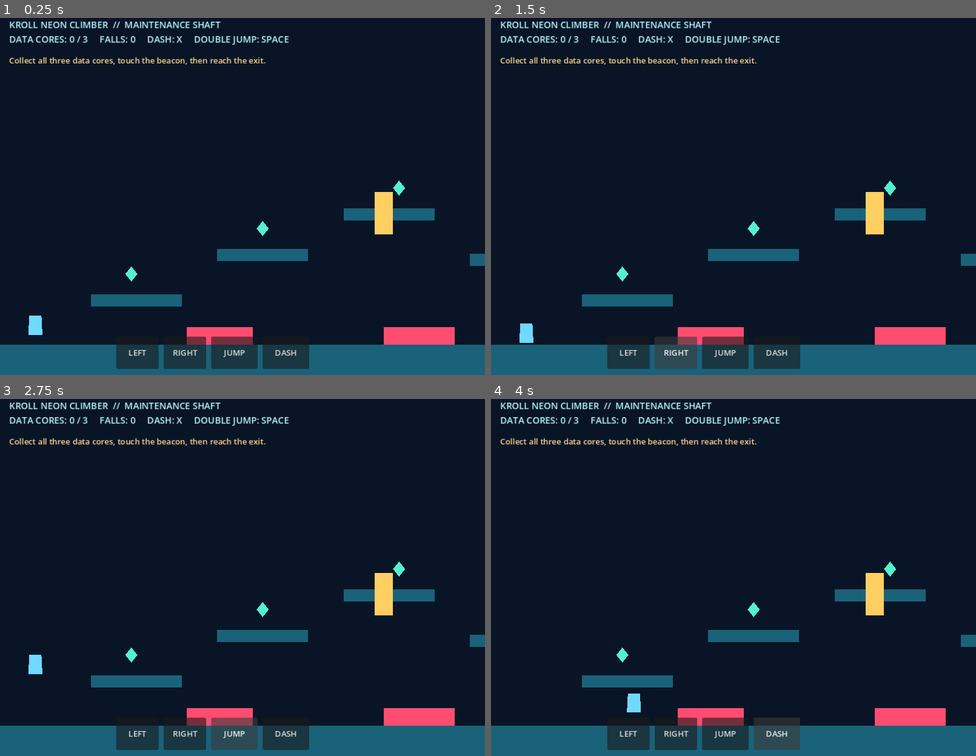
Above: before the commit, frames 1-4 (two rows, left to right).
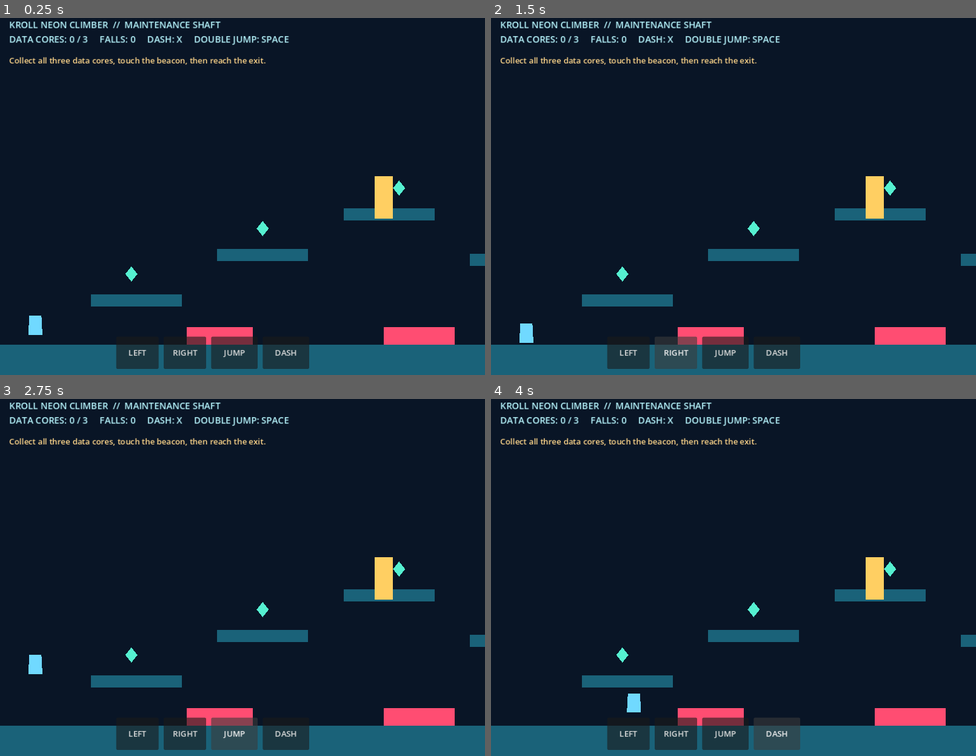
Above: after the commit, the same moments.

Repository: qaqp980520-prog/2126-Survival
Game: Godot game, scene res://main.tscn
Same seed, same stepped clock (60 frames per second), same inputs: the game is played once before the commit and once after it.
Inputs:
- Up to frame 1 (0.25 s): no input
- Up to frame 2 (1.5 s): click "LEFT" at 0.5 s; click "RIGHT" at 1.25 s
- Up to frame 3 (2.75 s): click "JUMP" at 2 s
- Up to frame 4 (4 s): click "DASH" at 2.75 s; tap Enter at 3.5 s; hold D from 3.53 s (still down); tap X at 3.6 s; tap Space at 3.77 s

The runs differ from the first frame. In frame 1, 0.3% of the frame differs, in the area x 77-81%, y 44-61%; in frame 2, 0.3%; in frame 3, 0.3%; in frame 4, 0.3%.

Commit message:
Fix Neon Climber checkpoint respawn anchors and validation

Diff:
--- a/daily_games/KROLL_Neon_Climber/daily_games/KROLL_Neon_Climber/main.gd
+++ b/daily_games/KROLL_Neon_Climber/daily_games/KROLL_Neon_Climber/main.gd
@@ -349,6 +349,15 @@
 	return true
 
 func activate_checkpoint(checkpoint_id: String, position: Vector2) -> bool:
+	var level: Dictionary = Rules.get_level(int(_state.get("level_index", 0)))
+	var expected_id: String = str(level.get("checkpoint_id", ""))
+	var expected_position: Vector2 = level.get("checkpoint_position", Vector2(-1.0, -1.0))
+	if checkpoint_id != expected_id:
+		return false
+	if not Rules.is_checkpoint_supported(position, level.get("platforms", [])):
+		return false
+	if not is_equal_approx(position.x, expected_position.x) or not is_equal_approx(position.y, expected_position.y):
+		return false
 	var previous: String = str(_state.get("checkpoint_id", ""))
 	_state = Rules.activate_checkpoint(_state, checkpoint_id)
 	if str(_state.get("checkpoint_id", "")) != checkpoint_id or previous == checkpoint_id:
--- a/daily_games/KROLL_Neon_Climber/daily_games/KROLL_Neon_Climber/rules.gd
+++ b/daily_games/KROLL_Neon_Climber/daily_games/KROLL_Neon_Climber/rules.gd
@@ -8,6 +8,8 @@
 const DASH_DURATION: float = 0.18
 const DASH_COOLDOWN: float = 0.85
 const MAX_JUMPS: int = 2
+const PLAYER_HALF_WIDTH: float = 14.0
+const PLAYER_HALF_HEIGHT: float = 22.0
 
 const LEVELS: Array[Dictionary] = [
 	{
@@ -16,7 +18,7 @@
 		"size": Vector2i(1280, 720),
 		"spawn": Vector2(70, 590),
 		"checkpoint_id": "midway",
-		"checkpoint_position": Vector2(760, 400),
+		"checkpoint_position": Vector2(760, 368),
 		"exit": Rect2(1160, 520, 72, 140),
 		"platforms": [
 			Rect2(0, 660, 1280, 60),
@@ -43,7 +45,7 @@
 		"size": Vector2i(1440, 720),
 		"spawn": Vector2(70, 590),
 		"checkpoint_id": "reactor_mid",
-		"checkpoint_position": Vector2(870, 330),
+		"checkpoint_position": Vector2(870, 278),
 		"exit": Rect2(1320, 500, 72, 160),
 		"platforms": [
 			Rect2(0, 660, 1440, 60),
@@ -72,7 +74,7 @@
 		"size": Vector2i(1600, 720),
 		"spawn": Vector2(70, 590),
 		"checkpoint_id": "upper_tower",
-		"checkpoint_position": Vector2(940, 270),
+		"checkpoint_position": Vector2(940, 268),
 		"exit": Rect2(1490, 430, 72, 230),
 		"platforms": [
 			Rect2(0, 660, 1600, 60),
@@ -100,6 +102,20 @@
 
 static func level_count() -> int:
 	return LEVELS.size()
+
+static func is_checkpoint_supported(position: Vector2, platforms: Array) -> bool:
+	for platform_value in platforms:
+		if not (platform_value is Rect2):
+			continue
+		var platform: Rect2 = platform_value
+		if position.x - PLAYER_HALF_WIDTH < platform.position.x:
+			continue
+		if position.x + PLAYER_HALF_WIDTH > platform.end.x:
+			continue
+		if not is_equal_approx(position.y + PLAYER_HALF_HEIGHT, platform.position.y):
+			continue
+		return true
+	return false
 
 static func get_level(level_index: int) -> Dictionary:
 	return LEVELS[clampi(level_index, 0, LEVELS.size() - 1)].duplicate(true)
@@ -187,6 +203,9 @@
 		var rect: Rect2 = platform
 		if rect.size.x <= 0.0 or rect.size.y <= 0.0:
 			return false
+	var checkpoint_position: Vector2 = level.get("checkpoint_position", Vector2(-1.0, -1.0))
+	if not is_checkpoint_supported(checkpoint_position, platforms):
+		return false
 	var core_ids: Dictionary = {}
 	var cores: Array = level.get("cores", [])
 	if cores.size() < 3:
--- a/daily_games/KROLL_Neon_Climber/main.gd
+++ b/daily_games/KROLL_Neon_Climber/main.gd
@@ -349,6 +349,15 @@
 	return true
 
 func activate_checkpoint(checkpoint_id: String, position: Vector2) -> bool:
+	var level: Dictionary = Rules.get_level(int(_state.get("level_index", 0)))
+	var expected_id: String = str(level.get("checkpoint_id", ""))
+	var expected_position: Vector2 = level.get("checkpoint_position", Vector2(-1.0, -1.0))
+	if checkpoint_id != expected_id:
+		return false
+	if not Rules.is_checkpoint_supported(position, level.get("platforms", [])):
+		return false
+	if not is_equal_approx(position.x, expected_position.x) or not is_equal_approx(position.y, expected_position.y):
+		return false
 	var previous: String = str(_state.get("checkpoint_id", ""))
 	_state = Rules.activate_checkpoint(_state, checkpoint_id)
 	if str(_state.get("checkpoint_id", "")) != checkpoint_id or previous == checkpoint_id:
--- a/daily_games/KROLL_Neon_Climber/rules.gd
+++ b/daily_games/KROLL_Neon_Climber/rules.gd
@@ -8,6 +8,8 @@
 const DASH_DURATION: float = 0.18
 const DASH_COOLDOWN: float = 0.85
 const MAX_JUMPS: int = 2
+const PLAYER_HALF_WIDTH: float = 14.0
+const PLAYER_HALF_HEIGHT: float = 22.0
 
 const LEVELS: Array[Dictionary] = [
 	{
@@ -16,7 +18,7 @@
 		"size": Vector2i(1280, 720),
 		"spawn": Vector2(70, 590),
 		"checkpoint_id": "midway",
-		"checkpoint_position": Vector2(760, 400),
+		"checkpoint_position": Vector2(760, 368),
 		"exit": Rect2(1160, 520, 72, 140),
 		"platforms": [
 			Rect2(0, 660, 1280, 60),
@@ -43,7 +45,7 @@
 		"size": Vector2i(1440, 720),
 		"spawn": Vector2(70, 590),
 		"checkpoint_id": "reactor_mid",
-		"checkpoint_position": Vector2(870, 330),
+		"checkpoint_position": Vector2(870, 278),
 		"exit": Rect2(1320, 500, 72, 160),
 		"platforms": [
 			Rect2(0, 660, 1440, 60),
@@ -72,7 +74,7 @@
 		"size": Vector2i(1600, 720),
 		"spawn": Vector2(70, 590),
 		"checkpoint_id": "upper_tower",
-		"checkpoint_position": Vector2(940, 270),
+		"checkpoint_position": Vector2(940, 268),
 		"exit": Rect2(1490, 430, 72, 230),
 		"platforms": [
 			Rect2(0, 660, 1600, 60),
@@ -100,6 +102,20 @@
 
 static func level_count() -> int:
 	return LEVELS.size()
+
+static func is_checkpoint_supported(position: Vector2, platforms: Array) -> bool:
+	for platform_value in platforms:
+		if not (platform_value is Rect2):
+			continue
+		var platform: Rect2 = platform_value
+		if position.x - PLAYER_HALF_WIDTH < platform.position.x:
+			continue
+		if position.x + PLAYER_HALF_WIDTH > platform.end.x:
+			continue
+		if not is_equal_approx(position.y + PLAYER_HALF_HEIGHT, platform.position.y):
+			continue
+		return true
+	return false
 
 static func get_level(level_index: int) -> Dictionary:
 	return LEVELS[clampi(level_index, 0, LEVELS.size() - 1)].duplicate(true)
@@ -187,6 +203,9 @@
 		var rect: Rect2 = platform
 		if rect.size.x <= 0.0 or rect.size.y <= 0.0:
 			return false
+	var checkpoint_position: Vector2 = level.get("checkpoint_position", Vector2(-1.0, -1.0))
+	if not is_checkpoint_supported(checkpoint_position, platforms):
+		return false
 	var core_ids: Dictionary = {}
 	var cores: Array = level.get("cores", [])
 	if cores.size() < 3:
--- a/daily_games/KROLL_Neon_Climber/tests/game_smoke_test.gd
+++ b/daily_games/KROLL_Neon_Climber/tests/game_smoke_test.gd
@@ -1,5 +1,6 @@
 extends SceneTree
 const GameScene = preload("res://main.tscn")
+const Rules = preload("res://rules.gd")
 var failures: Array[String] = []
 
 func _initialize() -> void:
@@ -22,11 +23,17 @@
 	var spawn: Vector2 = player.global_position
 	_expect(game.collect_core("core_a"), "first core can be collected")
 	_expect(not game.collect_core("core_a"), "duplicate collection is rejected")
-	_expect(game.activate_checkpoint("midway", Vector2(760, 400)), "checkpoint activation succeeds")
-	_expect(game.get_checkpoint_position() == Vector2(650, 400), "checkpoint stores the respawn position")
+	var checkpoint: Vector2 = Rules.get_level(0).get("checkpoint_position", Vector2.ZERO)
+	_expect(not game.activate_checkpoint("midway", Vector2(760, 400)), "unsafe checkpoint position inside platform is rejected")
+	_expect(str(game.get_run_state()["checkpoint_id"]) == "start", "rejected checkpoint does not mutate progress")
+	_expect(game.activate_checkpoint("midway", checkpoint), "authored safe checkpoint activation succeeds")
+	_expect(game.get_checkpoint_position() == checkpoint, "checkpoint stores the authored grounded respawn position")
 	game.hit_hazard()
+	await physics_frame
+	await physics_frame
 	_expect(int(game.get_run_state()["deaths"]) == 1, "hazard increments the fall counter")
-	_expect(player.global_position == Vector2(650, 400), "hazard respawns player at the checkpoint")
+	_expect(player.global_position.is_equal_approx(checkpoint), "hazard respawns player at the checkpoint")
+	_expect(player.is_on_floor(), "checkpoint respawn leaves the player grounded on its platform")
 	_expect((game.get_run_state()["collected"] as Array).size() == 1, "hazard respawn preserves recovered cores")
 	_expect(not game.try_complete_level(), "exit rejects incomplete core collection")
 	_expect(game.collect_core("core_b") and game.collect_core("core_c"), "remaining data cores can be collected")
--- a/daily_games/KROLL_Neon_Climber/tests/rules_test.gd
+++ b/daily_games/KROLL_Neon_Climber/tests/rules_test.gd
@@ -10,6 +10,10 @@
 	for level_index in range(Rules.level_count()):
 		_expect(Rules.is_valid_level(level_index), "sector %d has valid geometry and three unique cores" % level_index)
 		_expect(Rules.required_core_count(level_index) == 3, "sector %d requires three data cores" % level_index)
+		var level: Dictionary = Rules.get_level(level_index)
+		var checkpoint: Vector2 = level.get("checkpoint_position", Vector2.ZERO)
+		_expect(Rules.is_checkpoint_supported(checkpoint, level.get("platforms", [])), "sector %d checkpoint respawn is grounded on a platform" % level_index)
+		_expect(not Rules.is_checkpoint_supported(checkpoint + Vector2(0.0, 22.0), level.get("platforms", [])), "sector %d rejects a checkpoint embedded in the platform" % level_index)
 	var state: Dictionary = Rules.new_run(0)
 	_expect(str(state.get("level_id", "")) == "maintenance_shaft", "first sector starts at Maintenance Shaft")
 	_expect(not Rules.can_exit(state), "exit remains locked before collecting the data cores")
